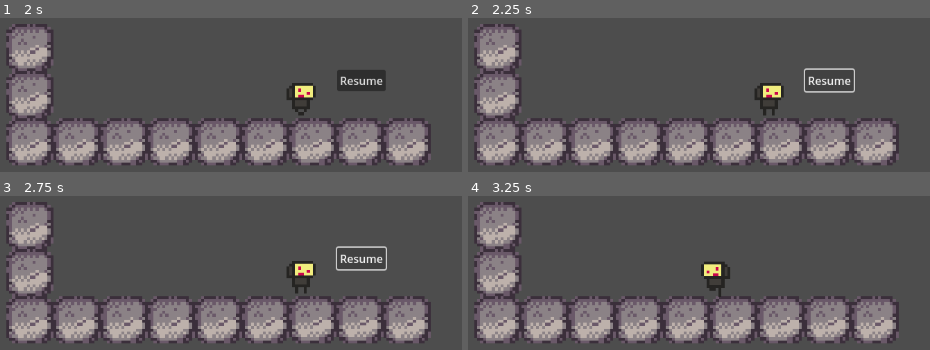
Above: before the commit, frames 1-4 (two rows, left to right).
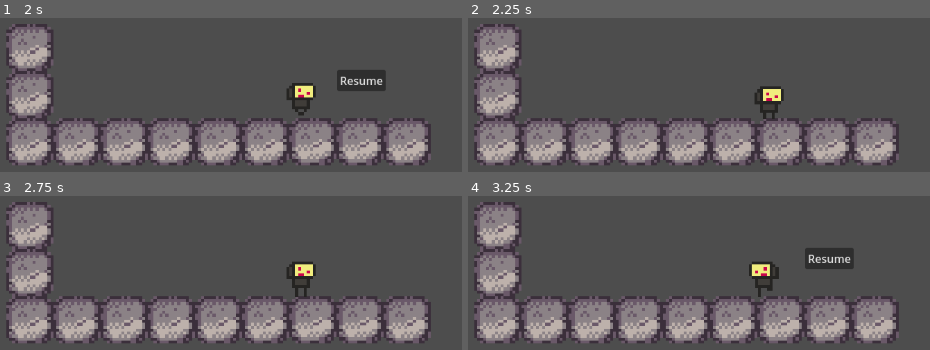
Above: after the commit, the same moments.

Repository: arcality/Built-to-Scale-GMTK-2024
Game: Godot game, scene res://scenes/main.tscn
Same seed, same stepped clock (60 frames per second), same inputs: the game is played once before the commit and once after it. The engine's default icon, where the game draws it, is replaced by a stand-in: a white triangle on a blue panel in a dark square.
Inputs:
- Up to frame 1 (2 s): hold D (move_right) from 0.53 s (still down); tap E (edit) at 0.6, 1.35 s; tap Space (jump) at 0.77, 1.52 s
- Up to frame 2 (2.25 s): release D (move_right) at 2 s; click "Resume" at 2 s
- Up to frame 3 (2.75 s): no input
- Up to frame 4 (3.25 s): hold A (move_left) from 2.78 s (still down); tap E (edit) at 2.85 s

Frame 1 is identical in both runs. In frame 2, 1.2% of the frame differs, in the area x 62-84%, y 32-66%; in frame 3, 0.8%; in frame 4, 2.9%, in the area x 50-84%, y 33-66%.

Commit message:
same functionality as last commit, better structure

Diff:
--- a/scenes/edit_menu.tscn
+++ b/scenes/edit_menu.tscn
@@ -1,4 +1,6 @@
-[gd_scene format=3 uid="uid://beebwu1e2xqof"]
+[gd_scene load_steps=2 format=3 uid="uid://beebwu1e2xqof"]
+
+[ext_resource type="Script" path="res://scripts/edit_menu.gd" id="1_nxwmh"]
 
 [node name="edit_menu" type="Control"]
 layout_mode = 3
@@ -7,6 +9,7 @@
 anchor_bottom = 1.0
 grow_horizontal = 2
 grow_vertical = 2
+script = ExtResource("1_nxwmh")
 
 [node name="MarginContainer" type="MarginContainer" parent="."]
 layout_mode = 0
@@ -20,3 +23,5 @@
 texture_filter = 2
 layout_mode = 2
 text = "Resume"
+
+[connection signal="pressed" from="MarginContainer/VBoxContainer/Resume" to="." method="_on_resume_pressed"]
--- a/scenes/main.tscn
+++ b/scenes/main.tscn
@@ -1,11 +1,13 @@
-[gd_scene load_steps=5 format=3 uid="uid://v30ilrrghva1"]
+[gd_scene load_steps=6 format=3 uid="uid://v30ilrrghva1"]
 
+[ext_resource type="Script" path="res://scripts/main.gd" id="1_8n6hf"]
 [ext_resource type="PackedScene" uid="uid://dujgkqlppnd1d" path="res://scenes/temp_terrain.tscn" id="1_k1u6s"]
 [ext_resource type="PackedScene" uid="uid://dol4ikt2xc18v" path="res://scenes/player.tscn" id="2_tyjf3"]
 [ext_resource type="PackedScene" uid="uid://3aqhs86jpg2f" path="res://scenes/levels/level_one.tscn" id="3_723ci"]
 [ext_resource type="PackedScene" uid="uid://ce5q1qa0j4hhh" path="res://scenes/edit_area.tscn" id="4_lfd5i"]
 
 [node name="Main" type="Node"]
+script = ExtResource("1_8n6hf")
 
 [node name="TempTerrain" parent="." instance=ExtResource("1_k1u6s")]
 position = Vector2(298, 1249)
@@ -18,3 +20,6 @@
 
 [node name="edit_area" parent="." instance=ExtResource("4_lfd5i")]
 position = Vector2(972, 232)
+
+[connection signal="player_entered" from="edit_area" to="." method="_on_edit_area_player_entered"]
+[connection signal="player_exited" from="edit_area" to="." method="_on_edit_area_player_exited"]
--- a/scripts/edit_area.gd
+++ b/scripts/edit_area.gd
@@ -1,31 +1,16 @@
 extends Node2D
 
 @onready var edit_menu = $edit_menu
-var editing = false
-var in_bounds = false
+signal player_entered(body)
+signal player_exited(body)
 
 func _ready():
 	edit_menu.hide()
 
-func _process(_delta):
-	# if edit key is pressed while in this area, enter editing menu
-	if Input.is_action_just_pressed("edit") and in_bounds:
-		editMenu()
-
-func editMenu():
-	if editing:
-		edit_menu.hide()
-		Engine.time_scale = 1
-	else:
-		edit_menu.show()
-		Engine.time_scale = 0
-
-	editing = !editing
-
 # is player in bounds?
 func _on_area_2d_body_entered(body):
-	in_bounds = true
+	player_entered.emit(body)
 
 # is player out of bounds?
 func _on_area_2d_body_exited(body):
-	in_bounds = false
+	player_exited.emit(body)
--- /dev/null
+++ b/scripts/edit_menu.gd
@@ -0,0 +1,6 @@
+extends Control
+
+@onready var main = $"../../"
+
+func _on_resume_pressed():
+	main.editMenu()
--- /dev/null
+++ b/scripts/main.gd
@@ -0,0 +1,30 @@
+extends Node
+
+# editing area variables
+@onready var edit_area = $edit_area
+var editing = false
+var in_edit_bounds = false
+
+func _process(_delta):
+		# if edit key is pressed while in this area, enter editing menu
+	if Input.is_action_just_pressed("edit") and in_edit_bounds:
+		editMenu()
+
+func editMenu():
+	if editing:
+		edit_area.edit_menu.hide()
+		Engine.time_scale = 1
+	else:
+		edit_area.edit_menu.show()
+		Engine.time_scale = 0
+
+	editing = !editing
+
+
+# is player in bounds?
+func _on_edit_area_player_entered(body):
+	in_edit_bounds = true
+
+# is player out of bounds?
+func _on_edit_area_player_exited(body):
+	in_edit_bounds = false
